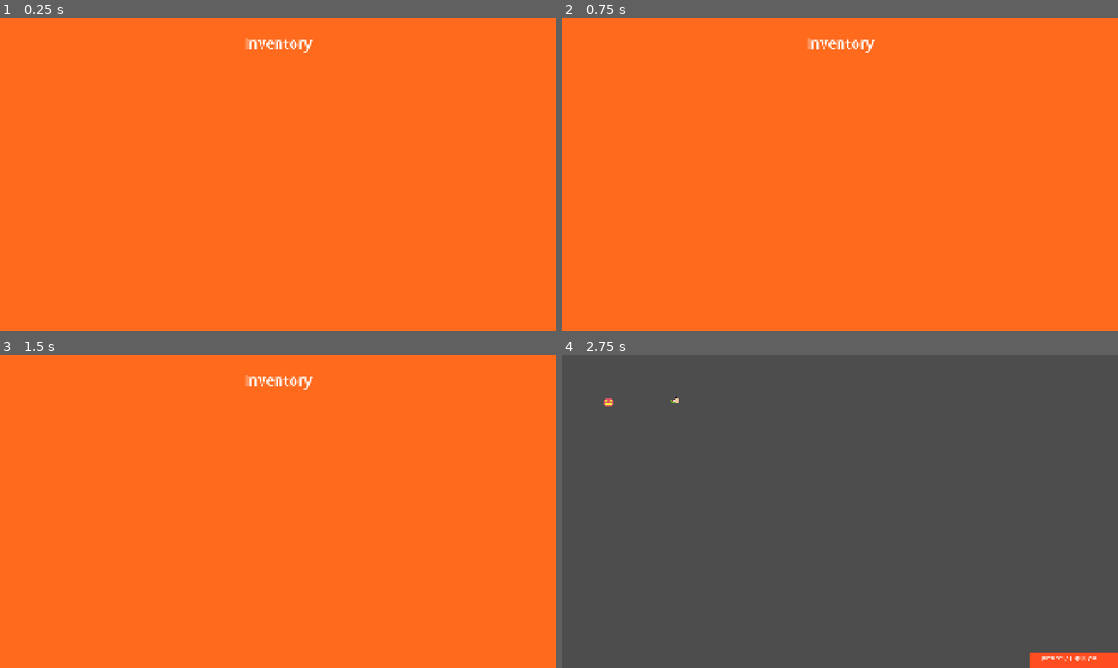
Above: before the commit, frames 1-4 (two rows, left to right).
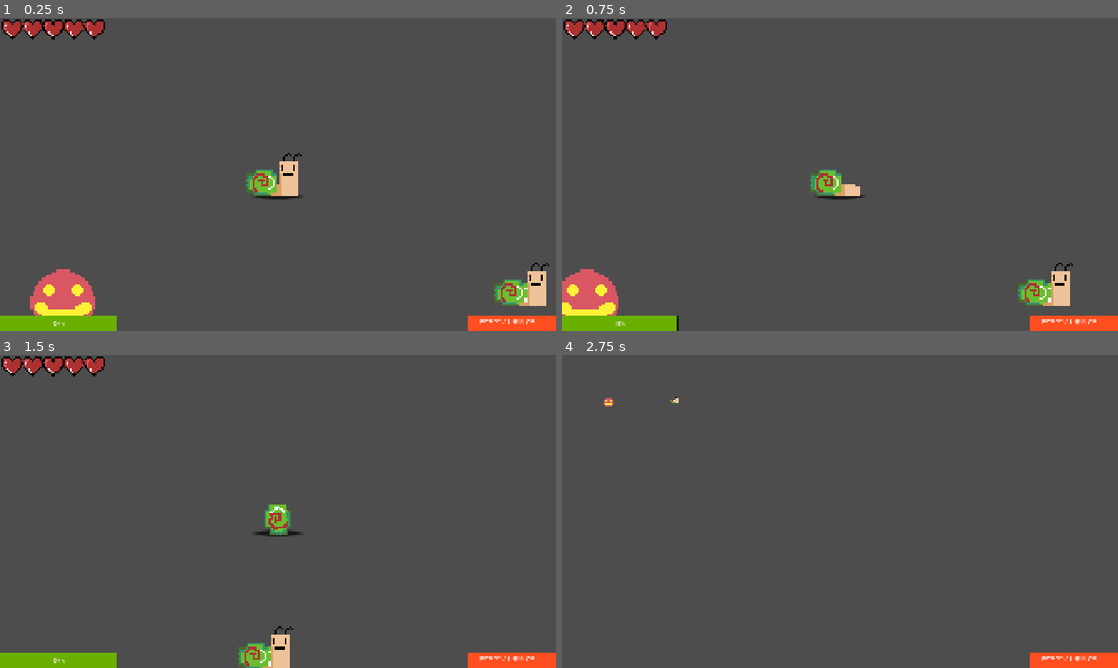
Above: after the commit, the same moments.

Repository: mark4pro/rogue-like
Game: Godot game, scene res://Scenes/shit.tscn
The game is run twice, just before and just after one commit, with the same random seed, the same clock (stepped at 60 frames per second) and the same inputs. This scene is started directly instead of the project's main scene.
Inputs (mouse positions are in pixels of both pictures, inside the frame that each line leads up to):
- Up to frame 1 (0.25 s): no input
- Up to frame 2 (0.75 s): tap E (pickup) at 0.5 s; move the mouse to (962, 158) at 0.52 s; hold D (right) from 0.53 s (still down); hold Shift (sprint) from 0.53 s (still down); tap Ctrl (roll) at 0.6 s; click (962, 158) at 0.67 s
- Up to frame 3 (1.5 s): tap E (pickup) at 1.25 s; move the mouse to (166, 527) at 1.27 s; release D (right) at 1.28 s; release Shift (sprint) at 1.28 s; hold S (down) from 1.28 s (still down); tap Shift (sprint) at 1.35 s; click (166, 527) at 1.42 s
- Up to frame 4 (2.75 s): tap Ctrl (roll) at 1.55 s; tap E (pickup) at 2 s; move the mouse to (895, 442) at 2.02 s; release S (down) at 2.03 s; hold D (right) from 2.03 s (still down); hold Shift (sprint) from 2.03 s (still down); tap F6 (free_cam) at 2.1 s; click (895, 442) at 2.17 s

The runs differ from the first frame. In frame 1, 100% of the frame differs, in the area x 0-100%, y 0-100%; in frame 2, 100%; in frame 3, 100%; in frame 4, nothing differs.

Commit message:
epic shit

Diff:
--- a/Assets/prefabs/player.tscn
+++ b/Assets/prefabs/player.tscn
@@ -208,18 +208,6 @@
 "name": &"walk",
 "speed": 8.0
 }]
-
-[sub_resource type="StyleBoxFlat" id="StyleBoxFlat_g621r"]
-bg_color = Color(0.029605996, 0.11629819, 3.008172e-08, 1)
-
-[sub_resource type="StyleBoxFlat" id="StyleBoxFlat_gmoaq"]
-bg_color = Color(0.41269875, 0.68949276, 3.85046e-07, 1)
-
-[sub_resource type="StyleBoxFlat" id="StyleBoxFlat_w0l5f"]
-bg_color = Color(0.13, 0.071499996, 0.12512502, 0)
-
-[sub_resource type="StyleBoxFlat" id="StyleBoxFlat_mbpd7"]
-bg_color = Color(0.7901416, 0.51239294, 0.5351781, 1)
 
 [sub_resource type="ParticleProcessMaterial" id="ParticleProcessMaterial_gmoaq"]
 particle_flag_disable_z = true
@@ -235,6 +223,18 @@
 gravity = Vector3(0, 98, 0)
 color = Color(0.25341263, 0.9858586, 0.31046113, 1)
 
+[sub_resource type="StyleBoxFlat" id="StyleBoxFlat_g621r"]
+bg_color = Color(0.029605996, 0.11629819, 3.008172e-08, 1)
+
+[sub_resource type="StyleBoxFlat" id="StyleBoxFlat_gmoaq"]
+bg_color = Color(0.41269875, 0.68949276, 3.85046e-07, 1)
+
+[sub_resource type="StyleBoxFlat" id="StyleBoxFlat_w0l5f"]
+bg_color = Color(0.13, 0.071499996, 0.12512502, 0)
+
+[sub_resource type="StyleBoxFlat" id="StyleBoxFlat_mbpd7"]
+bg_color = Color(0.7901416, 0.51239294, 0.5351781, 1)
+
 [node name="Player" type="RigidBody2D" unique_id=2014763879 groups=["Player"]]
 process_mode = 3
 z_index = 3
@@ -255,7 +255,7 @@
 texture_filter = 1
 position = Vector2(0, -4)
 sprite_frames = SubResource("SpriteFrames_i87ed")
-animation = &"walk"
+animation = &"end_roll"
 speed_scale = 4.005
 
 [node name="roll_cooldown" type="Timer" parent="." unique_id=1953313286]
@@ -264,6 +264,30 @@
 
 [node name="Camera2D" type="Camera2D" parent="." unique_id=557111740]
 zoom = Vector2(7, 7)
+
+[node name="Shadow" type="Sprite2D" parent="." unique_id=118503801]
+modulate = Color(1, 1, 1, 0.6784314)
+show_behind_parent = true
+z_index = -1
+position = Vector2(0, 10.895)
+scale = Vector2(0.746, 0.095)
+texture = ExtResource("4_gmoaq")
+
+[node name="rightGrass" type="GPUParticles2D" parent="." unique_id=682299537]
+position = Vector2(8, 9)
+emitting = false
+amount = 6
+lifetime = 0.05
+speed_scale = 0.5
+process_material = SubResource("ParticleProcessMaterial_gmoaq")
+
+[node name="leftGrass" type="GPUParticles2D" parent="." unique_id=1876608386]
+position = Vector2(-10, 9)
+emitting = false
+amount = 6
+lifetime = 0.05
+speed_scale = 0.5
+process_material = SubResource("ParticleProcessMaterial_gmoaq")
 
 [node name="UI" type="CanvasLayer" parent="." unique_id=963694637]
 
@@ -299,31 +323,8 @@
 theme_override_styles/fill = SubResource("StyleBoxFlat_mbpd7")
 value = 100.0
 
-[node name="Shadow" type="Sprite2D" parent="." unique_id=118503801]
-modulate = Color(1, 1, 1, 0.6784314)
-show_behind_parent = true
-z_index = -1
-position = Vector2(0, 10.895)
-scale = Vector2(0.746, 0.095)
-texture = ExtResource("4_gmoaq")
-
-[node name="rightGrass" type="GPUParticles2D" parent="." unique_id=682299537]
-position = Vector2(8, 9)
-emitting = false
-amount = 6
-lifetime = 0.05
-speed_scale = 0.5
-process_material = SubResource("ParticleProcessMaterial_gmoaq")
-
-[node name="leftGrass" type="GPUParticles2D" parent="." unique_id=1876608386]
-position = Vector2(-10, 9)
-emitting = false
-amount = 6
-lifetime = 0.05
-speed_scale = 0.5
-process_material = SubResource("ParticleProcessMaterial_gmoaq")
-
 [node name="InventoryUI" type="CanvasLayer" parent="." unique_id=546084464]
+visible = false
 
 [node name="ColorRect" type="ColorRect" parent="InventoryUI" unique_id=1208581209]
 anchors_preset = 15
--- a/Script/inventory_item.gd
+++ b/Script/inventory_item.gd
@@ -8,7 +8,6 @@
 @export var item_effect = ""
 
 var scene_path: String = "res://Assets/prefabs/inventory_item.tscn"
-
 
 @onready var item_sprite = $Sprite2D
 
--- a/Script/player_controller.gd
+++ b/Script/player_controller.gd
@@ -1,6 +1,4 @@
 extends RigidBody2D
-
-@onready var interact_ui = $interactUI
 
 @onready var sprite : AnimatedSprite2D = $RotPoint/Sprite2D
 @onready var rot_point : Node2D = $RotPoint
@@ -10,9 +8,7 @@
 @onready var roll_cooldown : Timer = $roll_cooldown
 @onready var left_grass : GPUParticles2D = $leftGrass
 @onready var right_grass : GPUParticles2D = $rightGrass
-@onready var Inventory_UI = $InventoryUI
-
-#CHECK LINE 203 FIRST
+@onready var Inventory_UI : CanvasLayer = $InventoryUI
 
 @export_category("Stats")
 @export var max_health : float = 100
@@ -33,9 +29,6 @@
 @export var stamina_norm_color : Color
 @export var stamina_exh_color : Color
 
-
-
-
 var anim : String = ""
 
 var regen_stamina : bool = false
@@ -58,7 +51,7 @@
 	Global.set_player_reference(self)
 
 func take_damage(amount: float):
-	if not is_rolling:
+	if not is_rolling and not get_tree().paused:
 		health -= amount
 
 func _process(delta: float) -> void:
@@ -79,95 +72,105 @@
 	if Input.is_action_just_released("sprint") or not is_moving:
 		speed = walk_speed
 
-	#Drain stamina if sprinting
-	if is_moving and is_sprinting and can_sprint:
-		stamina -= stamina_drain * delta
-
-	#Regen stamina if stamina isn't full (doesn't stop strinting)
-	if not is_sprinting and can_sprint and stamina < max_stamina:
-		stamina += stamina_regen * delta
-
-	#Regen stamina if fully drained (stops strinting)
-	if regen_stamina:
-		stamina += stamina_exhausted_regen * delta
-
-	#Set speed back to walk speed
-	if not can_sprint:
-		speed = walk_speed
-
-	#Set animation speed
-	if is_sprinting:
-		sprite.speed_scale = 3
+	if not get_tree().paused:
+		roll_cooldown.paused = false
+
+		#Drain stamina if sprinting
+		if is_moving and is_sprinting and can_sprint:
+			stamina -= stamina_drain * delta
+
+		#Regen stamina if stamina isn't full (doesn't stop strinting)
+		if not is_sprinting and can_sprint and stamina < max_stamina:
+			stamina += stamina_regen * delta
+
+		#Regen stamina if fully drained (stops strinting)
+		if regen_stamina:
+			stamina += stamina_exhausted_regen * delta
+
+		#Set speed back to walk speed
+		if not can_sprint:
+			speed = walk_speed
+
+		#Set animation speed
+		if is_sprinting:
+			sprite.speed_scale = 3
+		else:
+			sprite.speed_scale = 1
+
+		#Walk animation state
+		if not dir == Vector2.ZERO:
+			sprite.play("walk")
+		else:
+			if anim == "walk":
+				sprite.stop()
+
+		#Roll animation state
+		match roll_state:
+			0:
+				if anim != "walk": sprite.animation = "walk"
+			1:
+				if anim != "start_roll": sprite.play("start_roll")
+				if not sprite.is_playing(): sprite.play("start_roll")
+			2:
+				if anim != "roll": sprite.play("roll")
+				if not sprite.is_playing(): sprite.play("roll")
+			3:
+				if anim != "end_roll": sprite.play("end_roll")
+				if not sprite.is_playing(): sprite.play("end_roll")
+
+		#Activate roll
+		if Input.is_action_just_pressed("roll") and not is_rolling and can_roll:
+			roll_target = $Camera2D.get_global_mouse_position()
+			roll_dir = roll_target - position
+			roll_dir = roll_dir.normalized()
+			is_rolling = true
+			can_roll = false
+			roll_state += 1
+
+		#Flip sprite and rotation based on movement direction
+		if linear_velocity.x < 0:
+			sprite.flip_h = true
+		elif linear_velocity.x > 0:
+			sprite.flip_h = false
+
+		#Flip sprite and rotation based on roll direction
+		if is_rolling:
+			if roll_dir.x < 0:
+				sprite.flip_h = true
+				rspeed = -roll_rot_speed
+			elif roll_dir.x > 0:
+				sprite.flip_h = false
+				rspeed = roll_rot_speed
+
+		#Finish roll and start cool down
+		#Had to change this since _process updates before _physics_process thus if rotation = 0
+		#	and triggering this at the wrong time.
+		if (rot_point.rotation_degrees >= 360 or rot_point.rotation_degrees <= -360) and is_rolling:
+			rot_point.rotation = 0
+			roll_cooldown.start()
+			is_rolling = false
+			roll_state += 1
+
+		#Particles
+		if is_moving and not is_rolling:
+			left_grass.emitting = not sprite.flip_h
+			right_grass.emitting = sprite.flip_h
+			left_grass.visible = not sprite.flip_h
+			right_grass.visible = sprite.flip_h
+		else:
+			left_grass.emitting = false
+			right_grass.emitting = false
+			left_grass.visible = false
+			right_grass.visible = false
+
+		#Death
+		if not health > 0:
+			queue_free() #change this later
 	else:
-		sprite.speed_scale = 1
-
-	#Walk animation state
-	if not dir == Vector2.ZERO:
-		sprite.play("walk")
-	else:
-		if anim == "walk":
-			sprite.stop()
-
-	#Roll animation state
-	match roll_state:
-		0:
-			if anim != "walk":
-				sprite.animation = "walk"
-		1:
-			if anim != "start_roll": sprite.play("start_roll")
-		2:
-			if anim != "roll": sprite.play("roll")
-		3:
-			if anim != "end_roll": sprite.play("end_roll")
-
-	#Activate roll
-	if Input.is_action_just_pressed("roll") and not is_rolling and can_roll:
-		roll_target = $Camera2D.get_global_mouse_position()
-		roll_dir = roll_target - position
-		roll_dir = roll_dir.normalized()
-		is_rolling = true
-		can_roll = false
-		roll_state += 1
-
-	#Flip sprite and rotation based on movement direction
-	if linear_velocity.x < 0:
-		sprite.flip_h = true
-	elif linear_velocity.x > 0:
-		sprite.flip_h = false
-
-	#Flip sprite and rotation based on roll direction
-	if is_rolling:
-		if roll_dir.x < 0:
-			sprite.flip_h = true
-			rspeed = -roll_rot_speed
-		elif roll_dir.x > 0:
-			sprite.flip_h = false
-			rspeed = roll_rot_speed
-
-	#Finish roll and start cool down
-	#Had to change this since _process updates before _physics_process thus if rotation = 0
-	#	and triggering this at the wrong time.
-	if (rot_point.rotation_degrees >= 360 or rot_point.rotation_degrees <= -360) and is_rolling:
-		rot_point.rotation = 0
-		roll_cooldown.start()
-		is_rolling = false
-		roll_state += 1
-
-	#Particles
-	if is_moving and not is_rolling:
-		left_grass.emitting = not sprite.flip_h
-		right_grass.emitting = sprite.flip_h
-		left_grass.visible = not sprite.flip_h
-		right_grass.visible = sprite.flip_h
-	else:
-		left_grass.emitting = false
-		right_grass.emitting = false
+		sprite.pause()
+		roll_cooldown.paused = true
 		left_grass.visible = false
 		right_grass.visible = false
-
-	#Death
-	if not health > 0:
-		queue_free() #change this later
 
 	#Update the UI here
 	var maxHBSize : float = health_bar.texture.get_width() * 5
@@ -181,27 +184,25 @@
 	roll_cooldown_bar.value = (1 - (roll_cooldown.time_left / roll_cooldown.wait_time)) * 100
 	roll_cooldown_bar.visible = roll_cooldown.time_left > 0
 
+	if Input.is_action_just_pressed("inventory"):
+		Inventory_UI.visible = !Inventory_UI.visible
+
+	if Input.is_action_just_pressed("pause"):
+		get_tree().paused = !get_tree().paused
+
 func _physics_process(delta: float) -> void:
-	#Move player
-	if not is_rolling and roll_state == 0:
-		dir = Vector2(Input.get_axis("left", "right"), Input.get_axis("up", "down")).normalized()
-	else:
-		dir = Vector2.ZERO #Don't move when rolling
-	linear_velocity = dir * speed * 1000 * delta;
-
-	#Roll logic
-	if is_rolling and roll_state != 1:
-		rot_point.rotation += rspeed * delta
-		apply_impulse(roll_dir * roll_speed * 1000 * delta)
-#open and close inventory
-func _input(event):
-	if event.is_action_pressed("inventory"):
-		Inventory_UI.visible = !Inventory_UI.visible
-
-
-		#line below this has a bug
-		#get_tree().paused = !get_tree().paused
-
+	if not get_tree().paused:
+		#Move player
+		if not is_rolling and roll_state == 0:
+			dir = Vector2(Input.get_axis("left", "right"), Input.get_axis("up", "down")).normalized()
+		else:
+			dir = Vector2.ZERO #Don't move when rolling
+		linear_velocity = dir * speed * 1000 * delta;
+
+		#Roll logic
+		if is_rolling and roll_state != 1:
+			rot_point.rotation += rspeed * delta
+			apply_impulse(roll_dir * roll_speed * 1000 * delta)
 
 func _on_roll_cooldown_timeout() -> void:
 	can_roll = true
--- a/project.godot
+++ b/project.godot
@@ -94,6 +94,11 @@
 "events": [Object(InputEventKey,"resource_local_to_scene":false,"resource_name":"","device":-1,"window_id":0,"alt_press …(192 unchanged characters)…
 ]
 }
+pause={
+"deadzone": 0.2,
+"events": [Object(InputEventKey,"resource_local_to_scene":false,"resource_name":"","device":-1,"window_id":0,"alt_pressed":false,"shift_pressed":false,"ctrl_pressed":false,"meta_pressed":false,"pressed":false,"keycode":0,"physical_keycode":4194305,"key_label":0,"unicode":0,"location":0,"echo":false,"script":null)
+]
+}
 
 [physics]
 
Binary file changed: Assets/imgs/Bob-sheet.png
